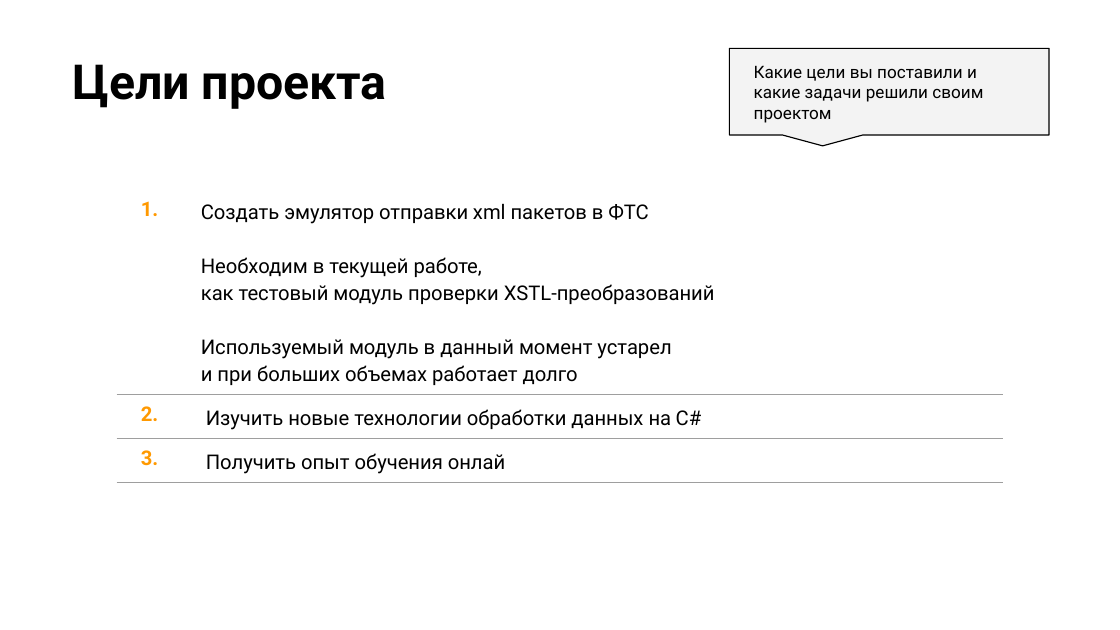
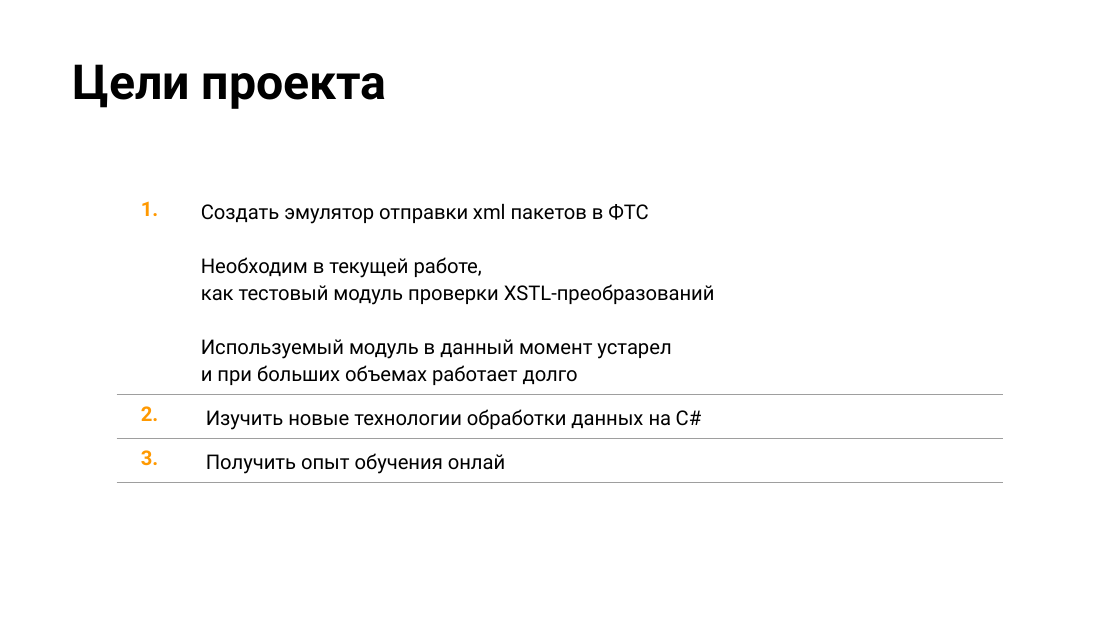
Before and after one commit to Lyudmer/project_swh_client, a slide deck: slide 4 of Schemas/Защита проекта.pptx. Drawn at 1120x630 pixels with LibreOffice and Linux fonts; fonts in the diff are those of the drawing; background and template pictures are left out. Boxes give left, top, right and bottom in pixels: in the first picture for what was removed or moved away, otherwise in the second. Text is boxed around its words. In the diff, an @@ line names an element or a change of style, - is before the commit and + after.

```diff
--- a/Schemas/Защита проекта.pptx
+++ b/Schemas/Защита проекта.pptx
@@ speech box removed at <box>729,48,1048,134</box> @@
-Какие цели вы поставили и какие задачи решили своим проектом
```
Also in this commit, not shown: 5 other slides changed.
